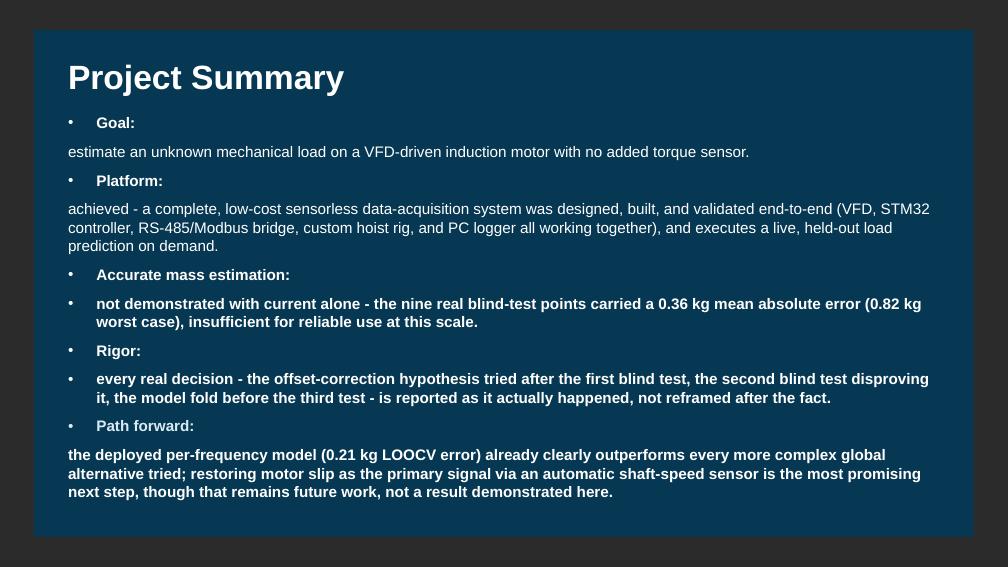
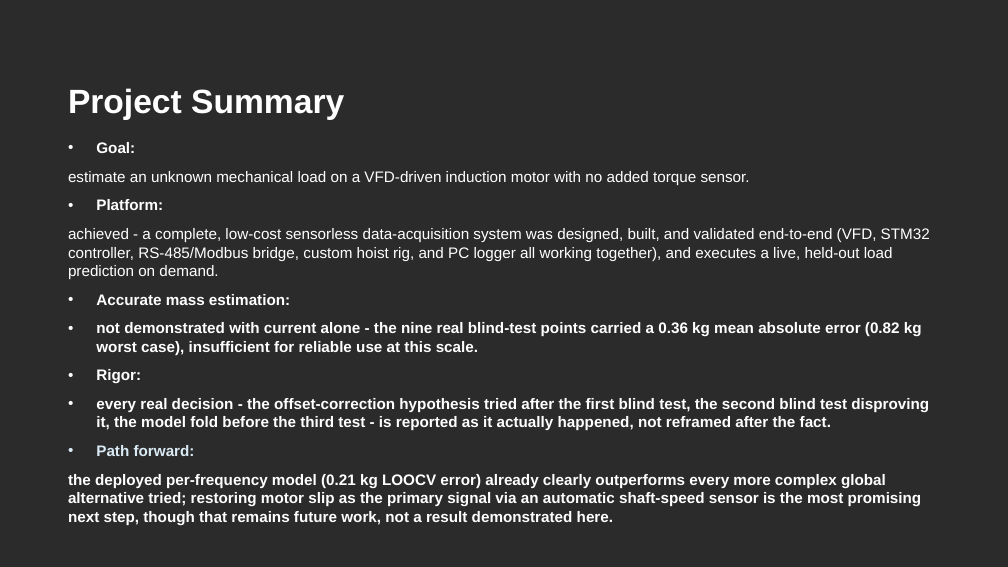
Before and after one commit to David-4529/Capstone, a slide deck: slide 36 of docs/paper/Sensorless_Load_Estimation_Deck_Rev17.pptx. Drawn at 1008x567 pixels with LibreOffice and Linux fonts; fonts in the diff are those of the drawing; background and template pictures are left out; a plain dark background stands for a picture behind light text. Boxes give left, top, right and bottom in pixels: in the first picture for what was removed or moved away, otherwise in the second. Text is boxed around its words. In the diff, an @@ line names an element or a change of style, - is before the commit and + after.

```diff
--- a/docs/paper/Sensorless_Load_Estimation_Deck_Rev17.pptx
+++ b/docs/paper/Sensorless_Load_Estimation_Deck_Rev17.pptx
@@ rectangle removed at box(34, 30, 974, 537) @@
@@ text "Project Summary": place and size @@
-text "Project Summary" at box(68, 64, 344, 96)
+text "Project Summary" at box(68, 88, 344, 120)
@@ text "Goal:": place and size @@
-text "Goal:" at box(68, 117, 930, 501)
+text "Goal:" at box(68, 142, 930, 525)
```
Also in this commit, not shown: 36 other slides changed.
